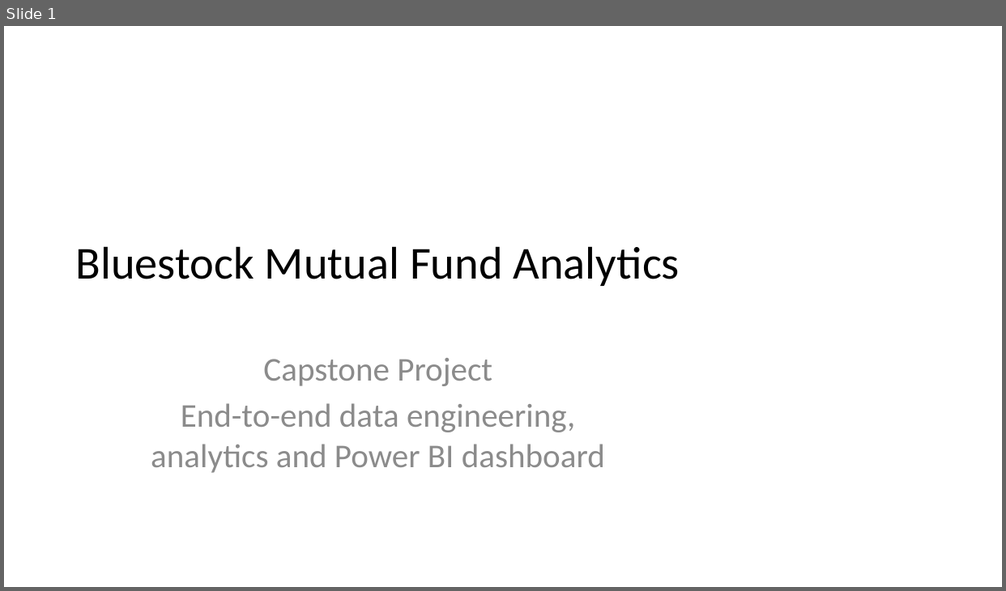
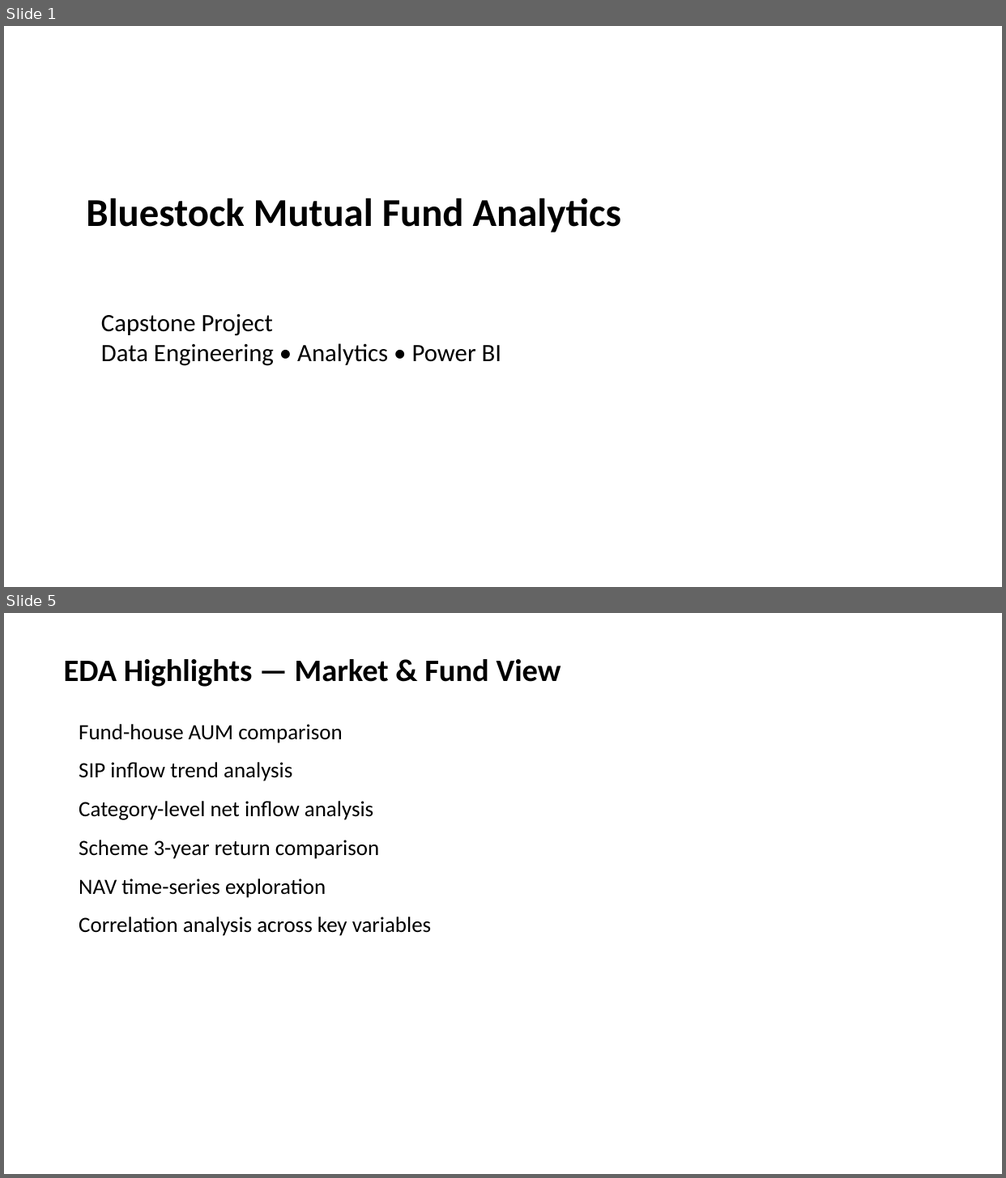
Before and after one commit to farhandev-20/mutual-fund-analytics, a slide deck: reports/Presentation.pptx. Shown one above the other, each under a label of ours: slide 1 before the commit, slides 1 and 5 after it; the slides between them are not shown. The pictures are 1006x591 and 1006x1178 pixels, drawn with LibreOffice and Linux fonts; fonts in the diff are those of the drawing. Boxes give left, top, right and bottom in pixels: in the first picture for what was removed or moved away, otherwise in the second. Text is boxed around its words. In the diff, an @@ line names an element or a change of style, - is before the commit and + after.

Commit message:
Final: Complete Bluestock MF Capstone

```diff
--- a/reports/Presentation.pptx
+++ b/reports/Presentation.pptx
@@ slide 5 added at [4, 613, 1002, 1174], background #FFFFFF @@
@@ text added at [64, 659, 561, 687], 30 pt, text #000000, bold @@
+EDA Highlights — Market & Fund View
@@ text added at [79, 724, 431, 936], 21 pt, text #000000 @@
+Fund-house AUM comparison
+SIP inflow trend analysis
+Category-level net inflow analysis
+Scheme 3-year return comparison
+NAV time-series exploration
+Correlation analysis across key variables
@@ slide 1 changed as well @@
@@ text "Bluestock Mutual Fund Analytics": place and size @@
-text "Bluestock Mutual Fund Analytics" at [76, 246, 680, 286]
+text "Bluestock Mutual Fund Analytics" at [86, 198, 621, 233]
@@ text "Bluestock Mutual Fund Analytics" at [86, 198, 621, 233]: size 44 to 38 pt, bold on; alignment centre to left; vertical alignment middle to top @@
@@ text at [101, 314, 501, 366]: text changed; size 32 to 24 pt; text colour #8C8C8C to #000000 @@
-Capstone Project
-End-to-end data engineering, analytics and Power BI dashboard
+Capstone Project
+Data Engineering • Analytics • Power BI
```
Also in this commit, not shown: 10 other slides added, 9 slides removed, 17 other files.
